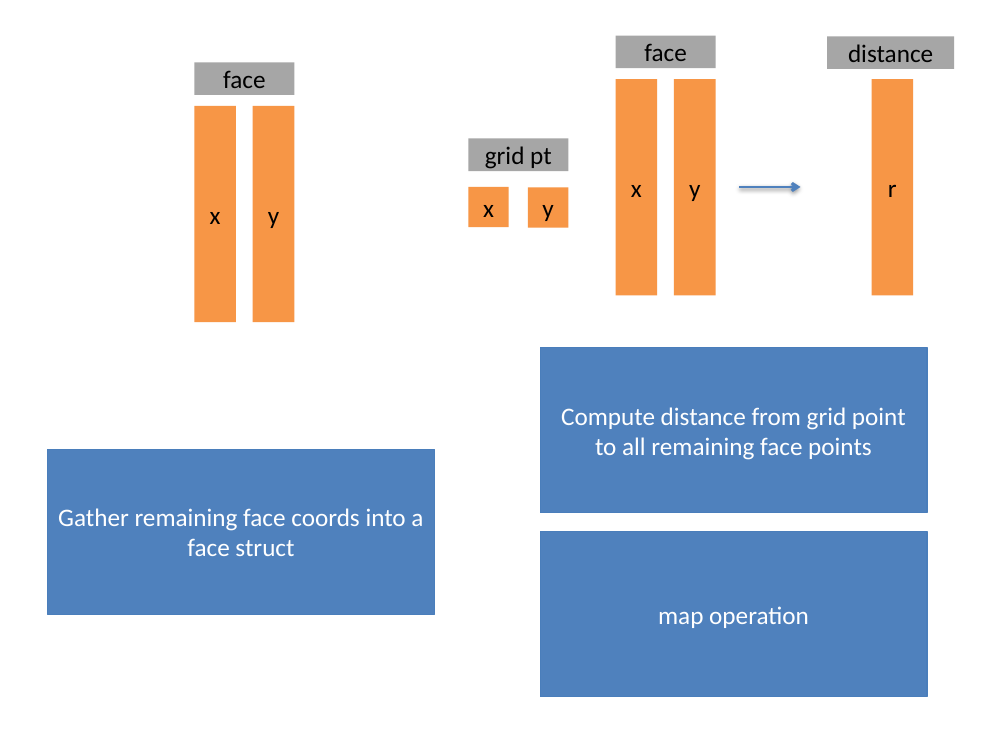
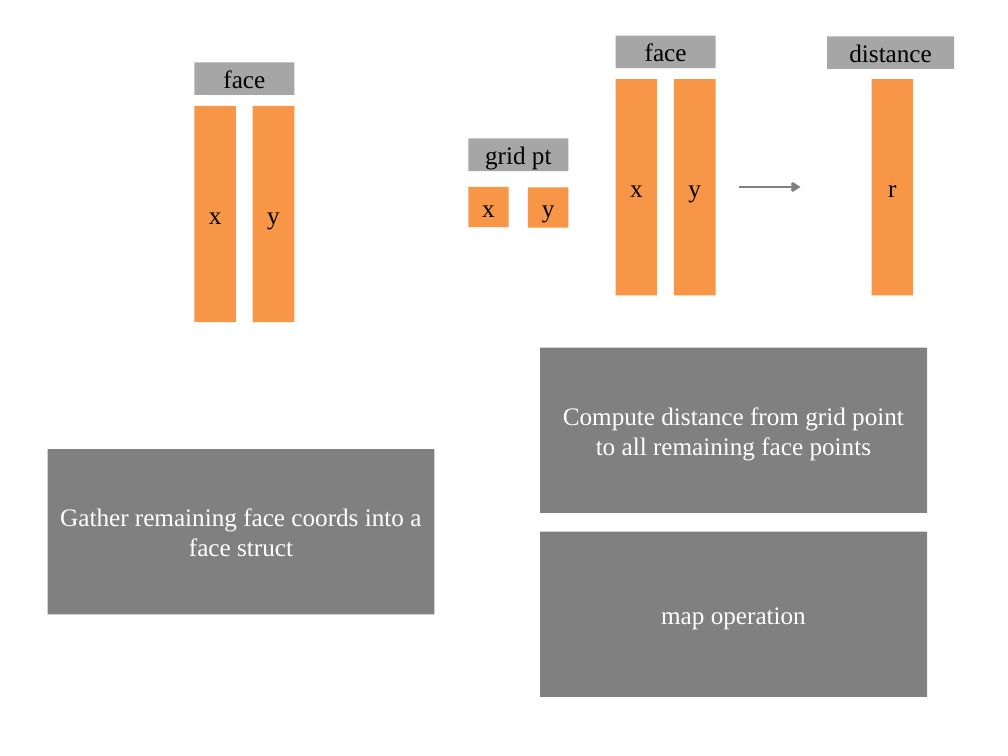
Before and after one commit to Basian/PC-WallDistanceProject, a slide deck: slide 10 of ProjectDoc/Diagrams/diagrams.pptx. Drawn at 1008x756 pixels with LibreOffice and Linux fonts; fonts in the diff are those of the drawing. Boxes give left, top, right and bottom in pixels: in the first picture for what was removed or moved away, otherwise in the second. Text is boxed around its words. In the diff, an @@ line names an element or a change of style, - is before the commit and + after.

```diff
--- a/ProjectDoc/Diagrams/diagrams.pptx
+++ b/ProjectDoc/Diagrams/diagrams.pptx
@@ font Calibri to Times New Roman in 10 elements at <box>195,106,236,322</box>, <box>253,106,294,322</box>, <box>195,62,294,95</box>, <box>616,80,657,295</box>, <box>674,80,716,295</box>, <box>616,35,716,68</box>, <box>469,138,569,170</box>, <box>469,187,509,228</box>, <box>528,187,569,228</box>, <box>828,36,955,69</box> @@
@@ arrow (740, 187) - (800, 187): stroke #4F81BD 2 pt to #808080 2 pt @@
@@ font Calibri to Times New Roman; fill #4F81BD to #808080; outline #4B7EBC 0.75 pt to none in 3 elements at <box>47,450,434,615</box>, <box>540,348,927,513</box>, <box>540,531,927,697</box> @@
```
Also in this commit, not shown: 6 other slides changed, 4 slides added, 54 other files.
